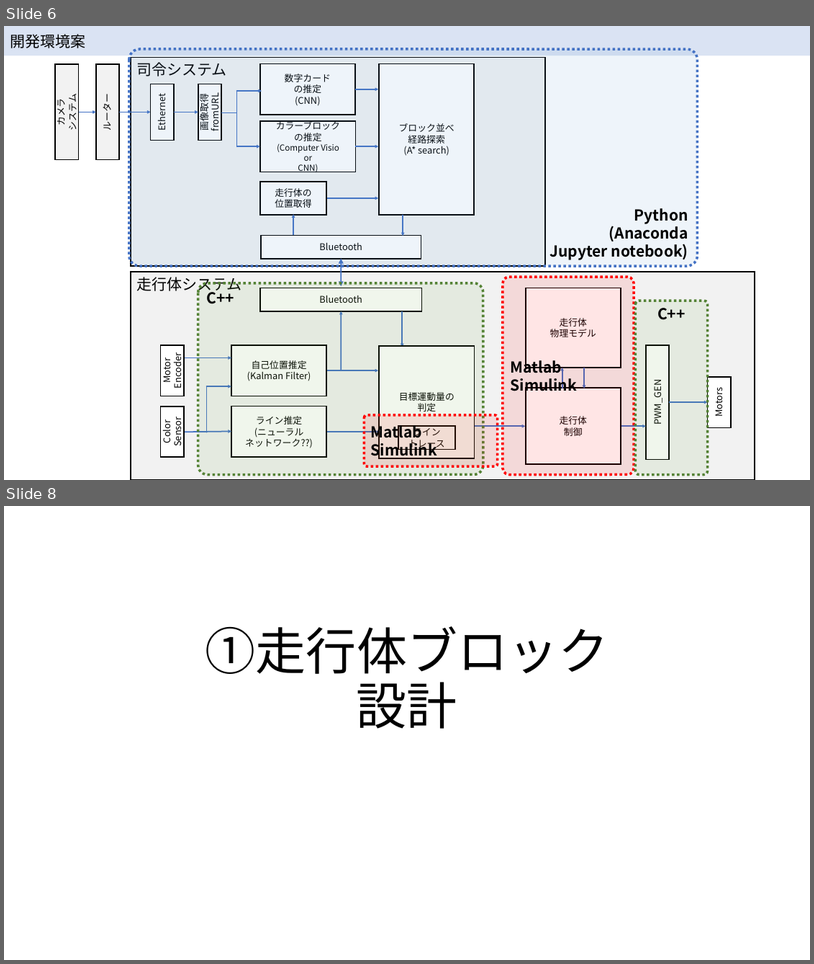
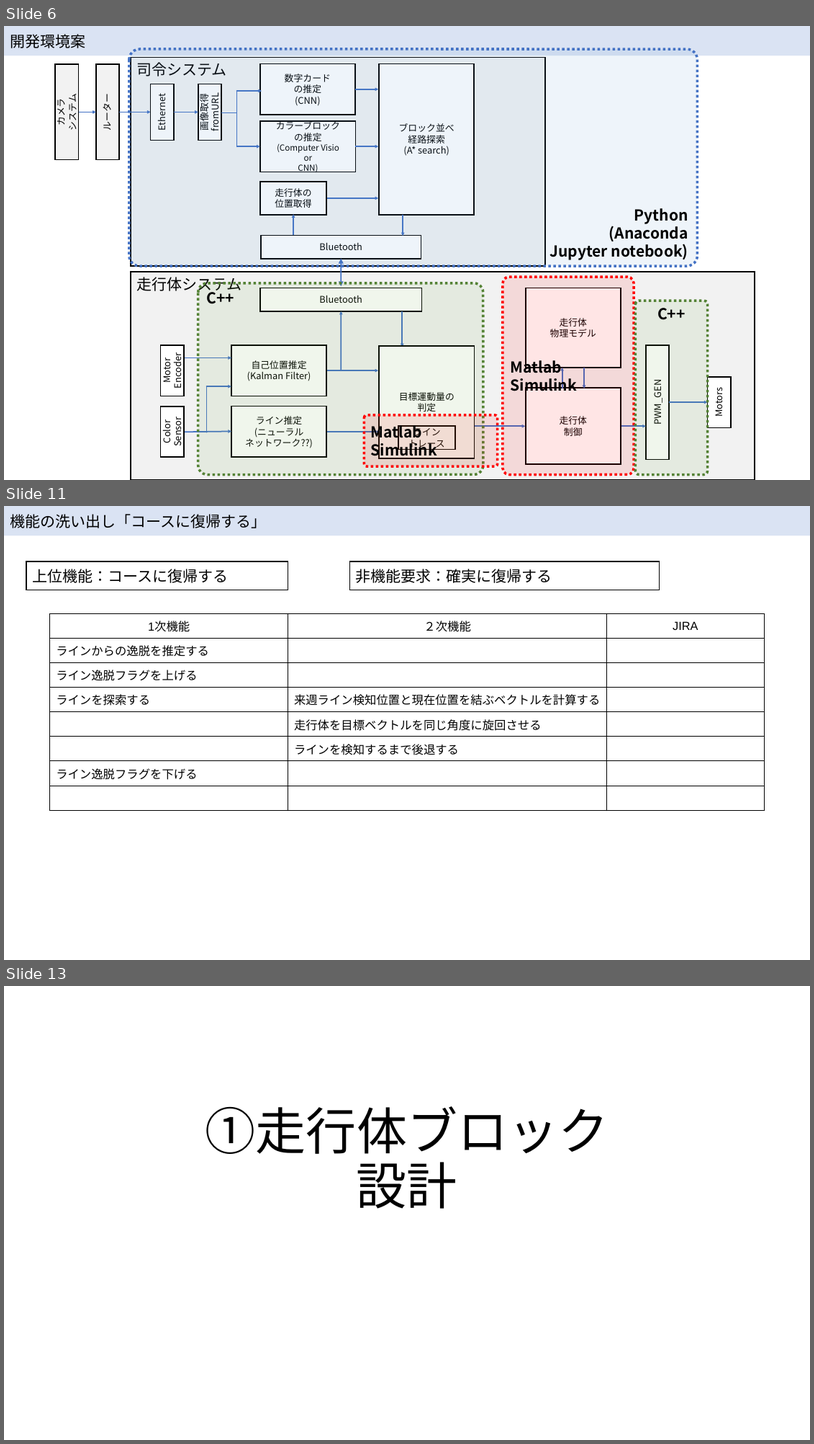
Before and after one commit to McRobo2019/ET_Robo_2019, a slide deck: Documents/hirojiren_設計ノート.pptx. Shown one above the other, each under a label of ours: slides 6 and 8 before the commit, slides 6, 11 and 13 after it; the slides between them are not shown. The pictures are 814x964 and 814x1444 pixels, drawn with LibreOffice and Linux fonts; fonts in the diff are those of the drawing. Boxes give left, top, right and bottom in pixels: in the first picture for what was removed or moved away, otherwise in the second. Text is boxed around its words. In the diff, an @@ line names an element or a change of style, - is before the commit and + after.

Commit message:
KP-135 機能の洗い出し

```diff
--- a/Documents/hirojiren_設計ノート.pptx
+++ b/Documents/hirojiren_設計ノート.pptx
@@ slide 11 added at [4, 506, 810, 960], background #FFFFFF @@
@@ rectangle added at [4, 506, 810, 536], fill #DAE3F3, 18 pt, text #000000 @@
+機能の洗い出し「コースに復帰する」
@@ rectangle added at [26, 561, 288, 590], fill #FFFFFF, outline #000000 1.5 pt, 18 pt, text #000000 @@
+上位機能：コースに復帰する
@@ rectangle added at [350, 561, 660, 590], fill #FFFFFF, outline #000000 1.5 pt, 18 pt, text #000000 @@
+非機能要求：確実に復帰する
@@ table added at [50, 614, 765, 810], 8 rows, 3 columns @@
+1次機能 | ２次機能 | JIRA
+ラインからの逸脱を推定する |  | 
+ライン逸脱フラグを上げる |  | 
+ラインを探索する | 来週ライン検知位置と現在位置を結ぶベクトルを計算する | 
+ | 走行体を目標ベクトルを同じ角度に旋回させる | 
+ | ラインを検知するまで後退する | 
+ライン逸脱フラグを下げる |  | 
+ |  | 
@@ what was slide 8 is now slide 13 @@
```
Also in this commit, not shown: 1 slide changed, 4 other slides added.
